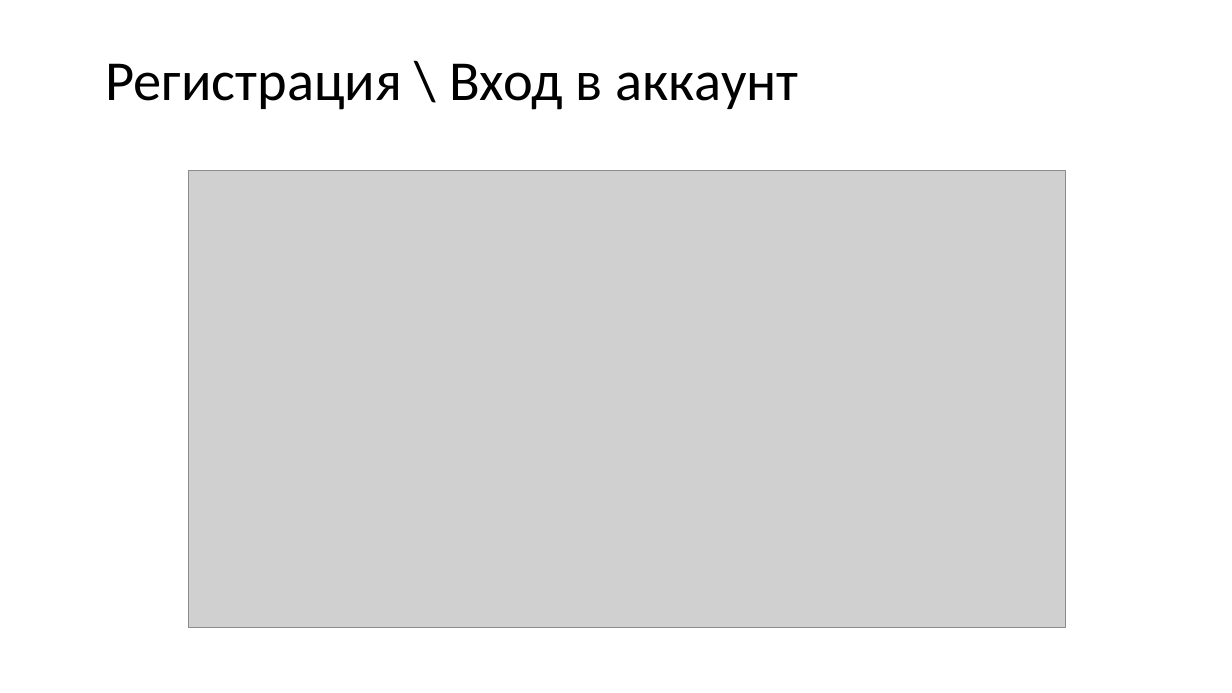
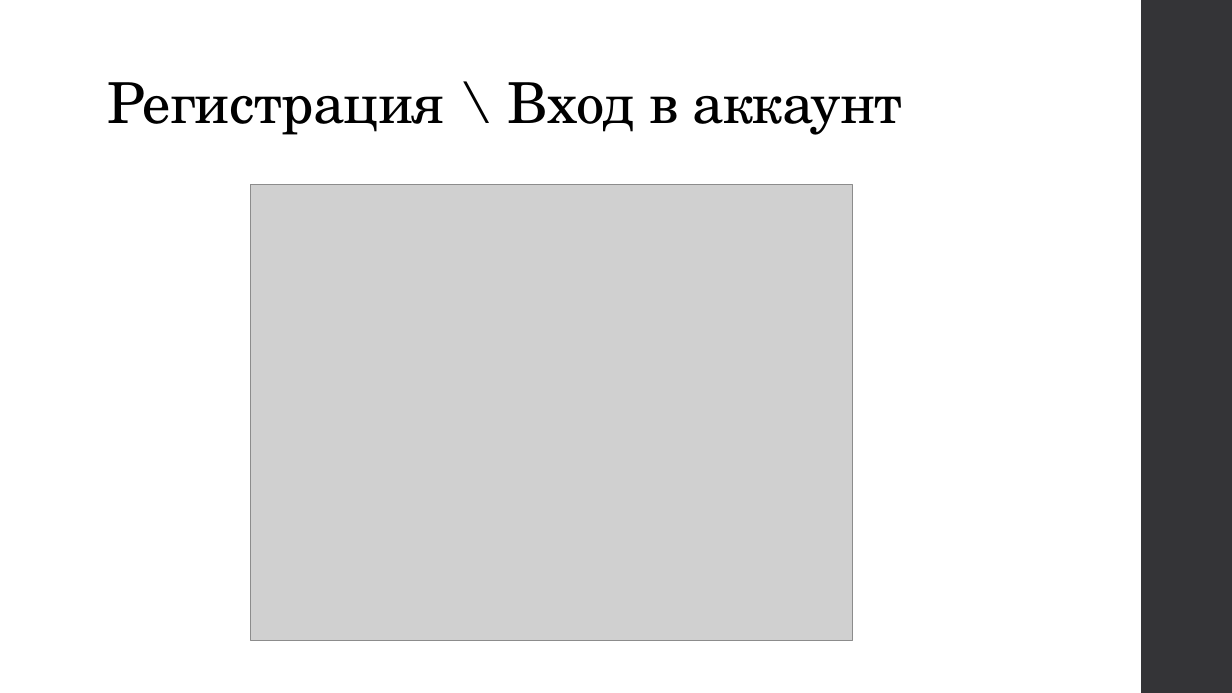
Before and after one commit to akerusan-s/flask-project, a slide deck: slide 3 of Презентация.pptx. Drawn at 1232x693 pixels with LibreOffice and Linux fonts; fonts in the diff are those of the drawing; grey boxes stand for pictures. Boxes give left, top, right and bottom in pixels: in the first picture for what was removed or moved away, otherwise in the second. Text is boxed around its words. In the diff, an @@ line names an element or a change of style, - is before the commit and + after.

```diff
--- a/Презентация.pptx
+++ b/Презентация.pptx
@@ title "Регистрация \ Вход в аккаунт" moved from (x1=105, y1=63, x2=799, y2=110) to (x1=107, y1=82, x2=903, y2=135) @@
@@ title "Регистрация \ Вход в аккаунт" at (x1=107, y1=82, x2=903, y2=135): font Calibri to TeX Gyre Schola, letter spacing 0 to -0.5 pt; vertical alignment middle to bottom @@
@@ rectangle added at (x1=1141, y1=0, x2=1232, y2=693), fill #353537 @@
@@ picture resized from (x1=189, y1=171, x2=1066, y2=628) to (x1=250, y1=185, x2=853, y2=640) @@
```
Also in this commit, not shown: 7 other slides changed, 7 slides added, 1 slide removed, 1 other file.
